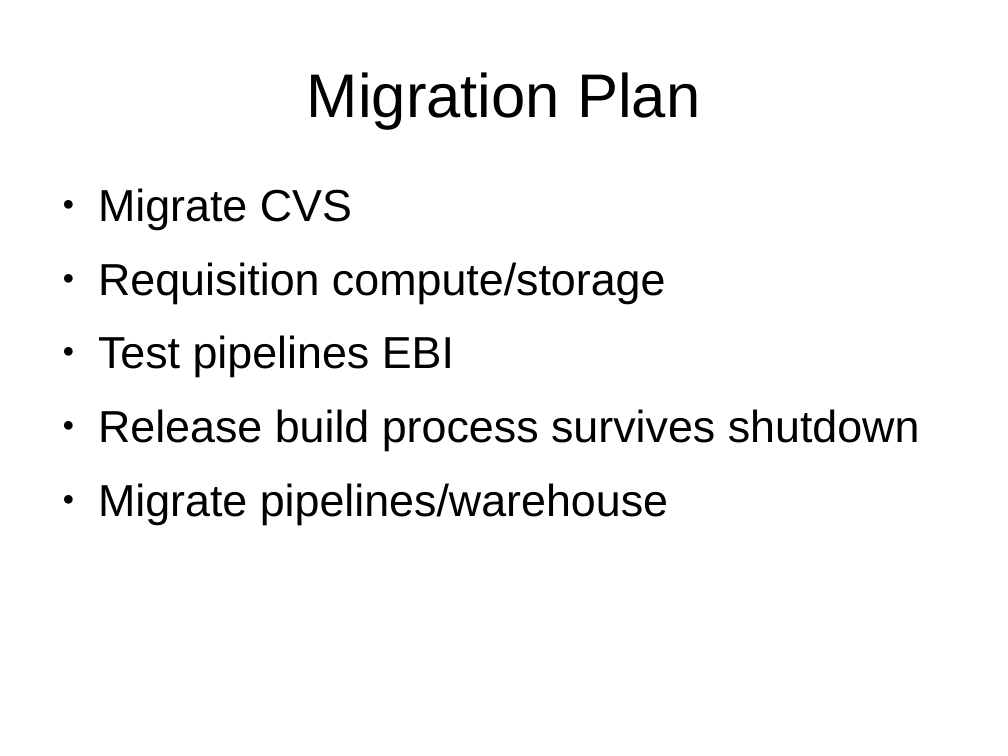
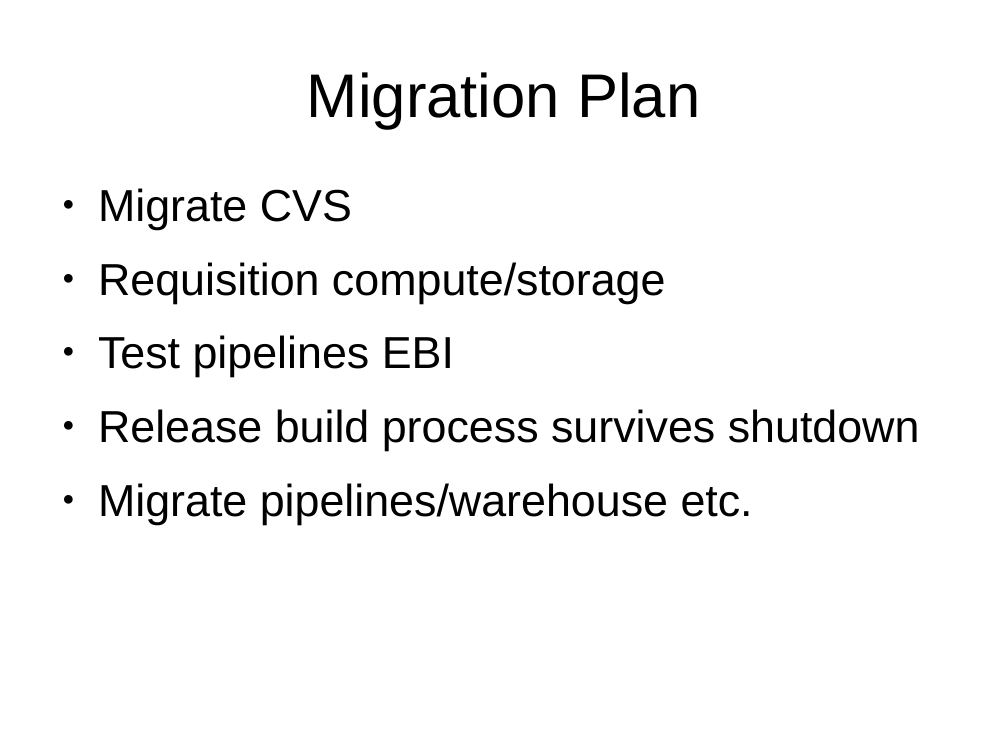
Before and after one commit to avullo/ensembl-migration-pm, a slide deck: slide 28 of data-review-10-16/talk.odp (slide 27 before the commit). Drawn at 1008x756 pixels with LibreOffice and Linux fonts; fonts in the diff are those of the drawing; background and template pictures are left out. Boxes give left, top, right and bottom in pixels: in the first picture for what was removed or moved away, otherwise in the second. Text is boxed around its words. In the diff, an @@ line names an element or a change of style, - is before the commit and + after.

```diff
--- a/data-review-10-16/talk.odp
+++ b/data-review-10-16/talk.odp
@@ text at [98,483,753,525]: text changed @@
-● Migrate pipelines/warehouse
+● Migrate pipelines/warehouse etc.
```
Also in this commit, not shown: 7 other slides changed, 1 slide added, 7 other files.
